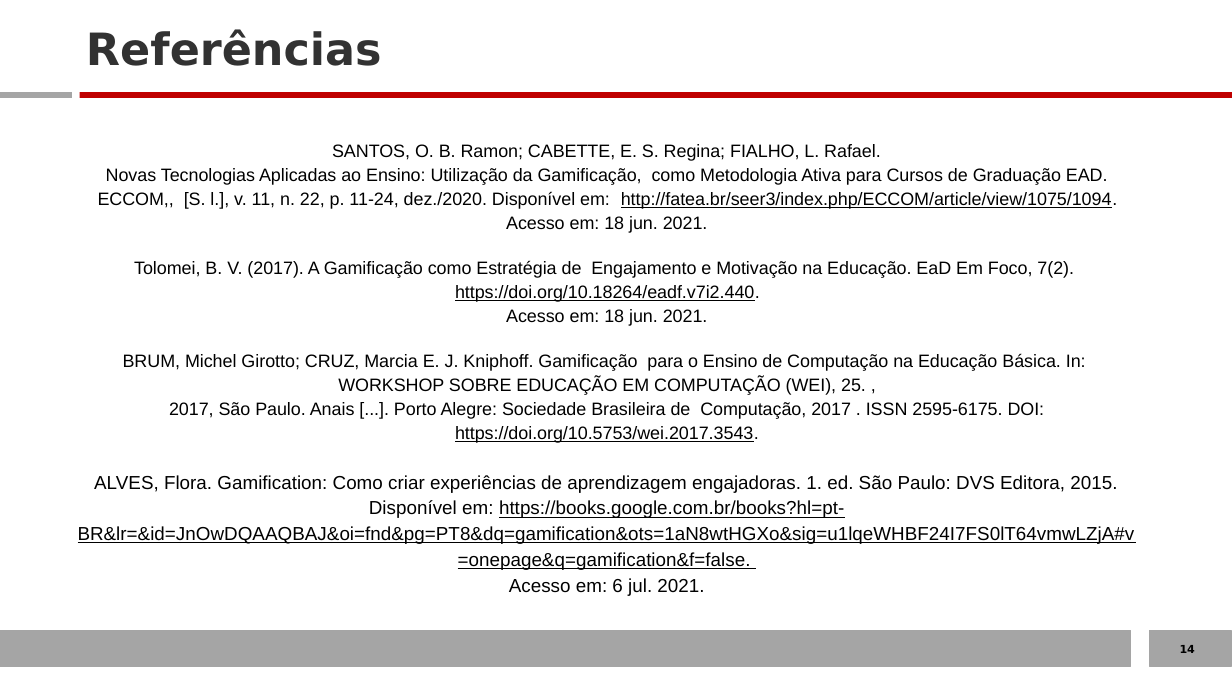
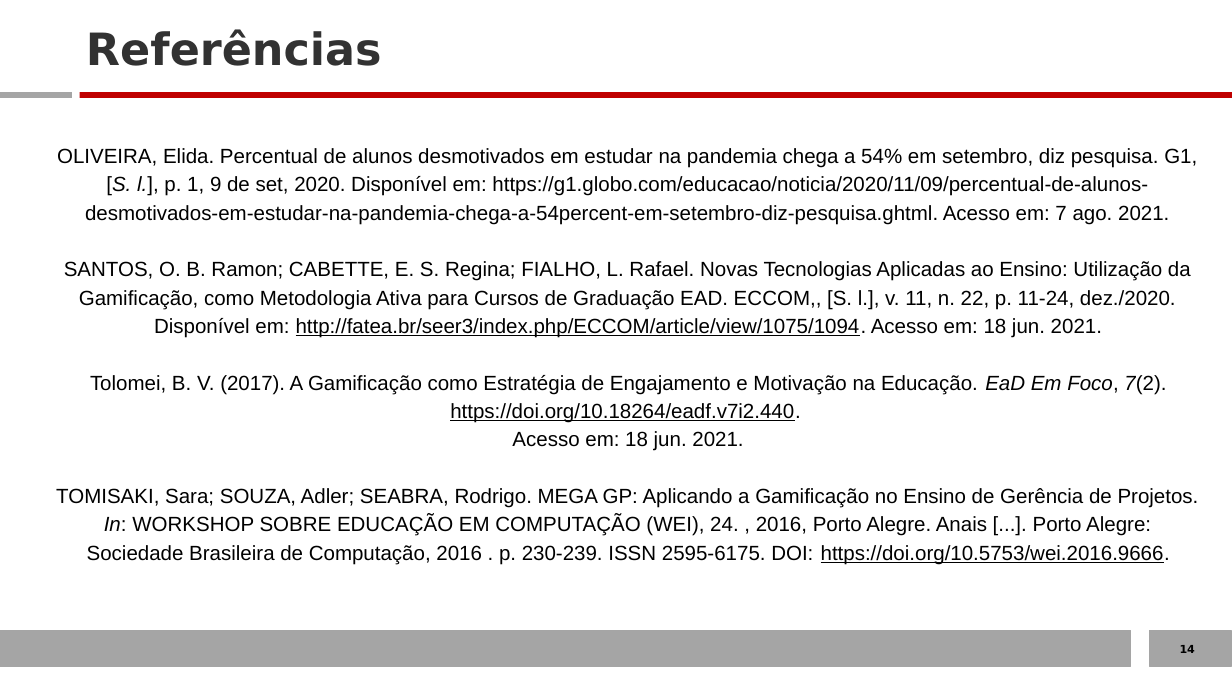
Before and after one commit to YuriPerro/Yuri_Lucas, a slide deck: slide 17 of docs/dcc061-apresentacao-artigo.pptx (slide 14 before the commit). Drawn at 1232x693 pixels with LibreOffice and Linux fonts; fonts in the diff are those of the drawing. Boxes give left, top, right and bottom in pixels: in the first picture for what was removed or moved away, otherwise in the second. Text is boxed around its words. In the diff, an @@ line names an element or a change of style, - is before the commit and + after.

```diff
--- a/docs/dcc061-apresentacao-artigo.pptx
+++ b/docs/dcc061-apresentacao-artigo.pptx
@@ text "OLIVEIRA, Elida. Percentual de alunos ...": place and size @@
-text "OLIVEIRA, Elida. Percentual de alunos ..." at (78,144,1135,596)
+text "OLIVEIRA, Elida. Percentual de alunos ..." at (56,148,1199,565)
@@ text at (57,148,1197,338): text changed; size 10.5 to 12 pt @@
-SANTOS, O. B. Ramon; CABETTE, E. S. Regina; FIALHO, L. Rafael.
-Novas Tecnologias Aplicadas ao Ensino: Utilização da Gamificação, como Metodologia Ativa para Cursos de Graduação EAD. ECCOM,, [S. l.], v. 11, n. 22, p. 11-24, dez./2020. Disponível em: http://fatea.br/seer3/index.php/ECCOM/article/view/1075/1094.
-Acesso em: 18 jun. 2021.
+OLIVEIRA, Elida. Percentual de alunos desmotivados em estudar na pandemia chega a 54% em setembro, diz pesquisa. G1, [S. l.], p. 1, 9 de set, 2020. Disponível em: https://g1.globo.com/educacao/noticia/2020/11/09/percentual-de-alunos-desmotivados-em-estudar-na-pandemia-chega-a-54percent-em-setembro-diz-pesquisa.ghtml. Acesso em: 7 ago. 2021.
+SANTOS, O. B. Ramon; CABETTE, E. S. Regina; FIALHO, L. Rafael. Novas Tecnologias Aplicadas ao Ensino: Utilização da Gamificação, como Metodologia Ativa para Cursos de Graduação EAD. ECCOM,, [S. l.], v. 11, n. 22, p. 11-24, dez./2020. Disponível em: http://fatea.br/seer3/index.php/ECCOM/article/view/1075/1094. Acesso em: 18 jun. 2021.
@@ text at (90,375,1166,451): size 10.5 to 12 pt in "Tolomei, B. V. (2017). A Gamificação como ...", "Acesso em: 18 jun. 2021."; highlight none to #FFFFFF in "Tolomei, B. V. (2017). A Gamificação como ..."; italic on in "EaD Em Foco, 7(2)."; indent changed; line spacing 1.12 to 1.15; line spacing 1 to 1.15; less space between paragraphs @@
@@ text at (56,488,1199,565): text changed; size 11 to 12 pt @@
-BRUM, Michel Girotto; CRUZ, Marcia E. J. Kniphoff. Gamificação para o Ensino de Computação na Educação Básica. In: WORKSHOP SOBRE EDUCAÇÃO EM COMPUTAÇÃO (WEI), 25. ,
-2017, São Paulo. Anais [...]. Porto Alegre: Sociedade Brasileira de Computação, 2017 . ISSN 2595-6175. DOI:
-https://doi.org/10.5753/wei.2017.3543.
-ALVES, Flora. Gamification: Como criar experiências de aprendizagem engajadoras. 1. ed. São Paulo: DVS Editora, 2015. Disponível em: https://books.google.com.br/books?hl=pt-BR&lr=&id=JnOwDQAAQBAJ&oi=fnd&pg=PT8&dq=gamification&ots=1aN8wtHGXo&sig=u1lqeWHBF24I7FS0lT64vmwLZjA#v=onepage&q=gamification&f=false.
-Acesso em: 6 jul. 2021.
+TOMISAKI, Sara; SOUZA, Adler; SEABRA, Rodrigo. MEGA GP: Aplicando a Gamificação no Ensino de Gerência de Projetos. In: WORKSHOP SOBRE EDUCAÇÃO EM COMPUTAÇÃO (WEI), 24. , 2016, Porto Alegre. Anais [...]. Porto Alegre: Sociedade Brasileira de Computação, 2016 . p. 230-239. ISSN 2595-6175. DOI: https://doi.org/10.5753/wei.2016.9666.
```
Also in this commit, not shown: 7 other slides changed, 8 slides added, 5 slides removed, 1 other file.
